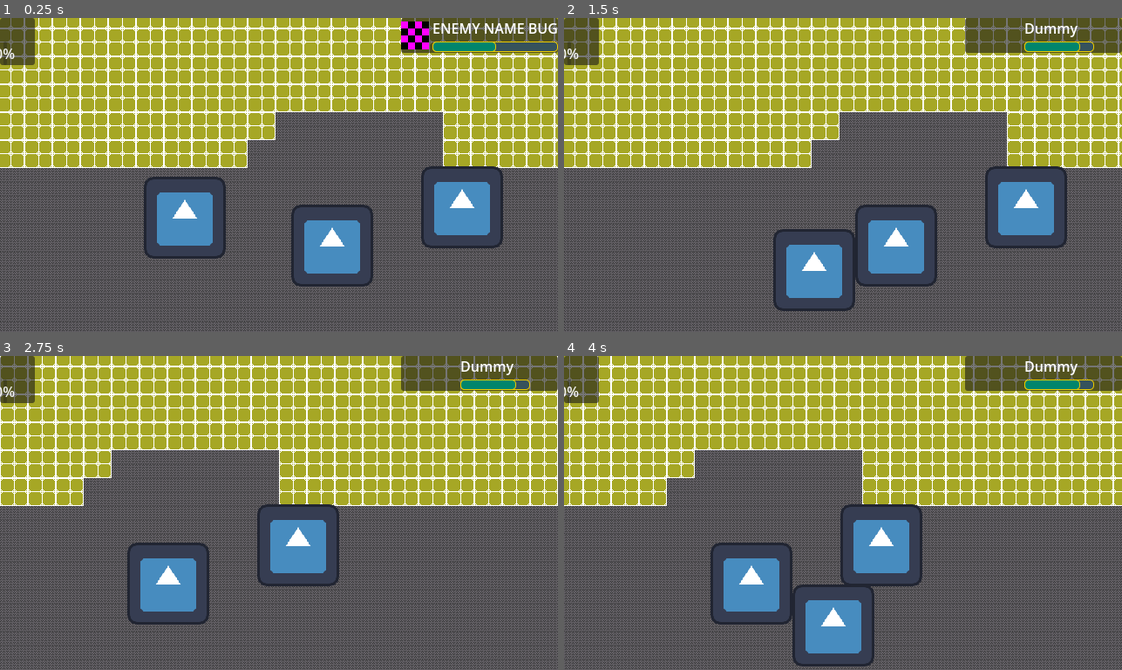
Above: before the commit, frames 1-4 (two rows, left to right).
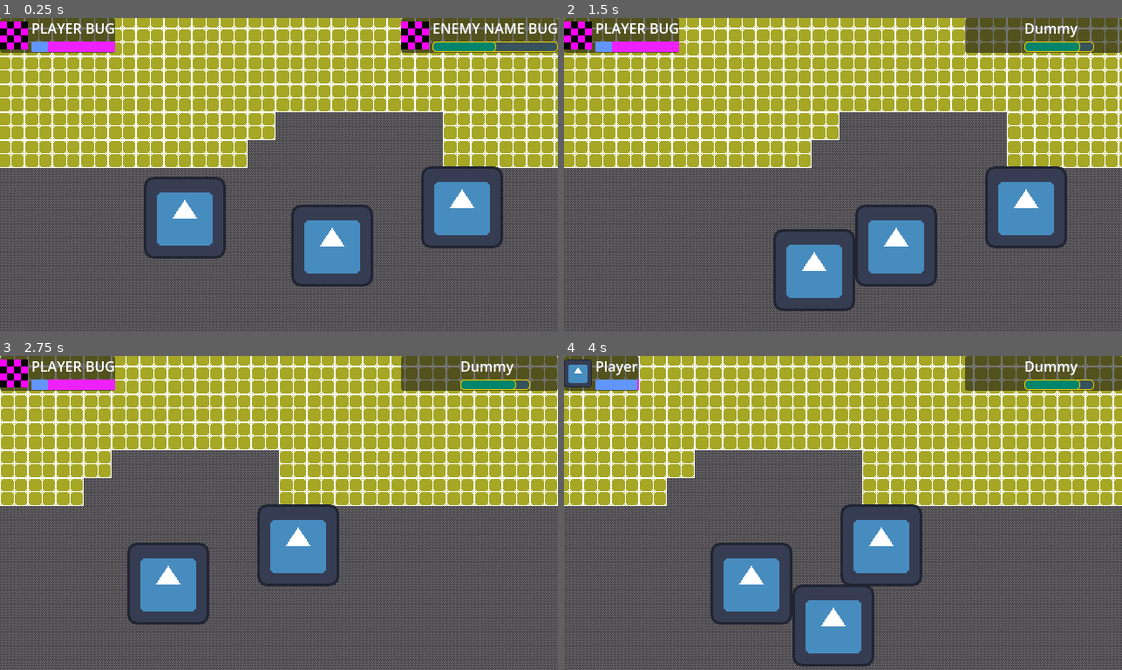
Above: after the commit, the same moments.

Repository: GioVasMor15/fist-of-fire
Game: Godot game, scene res://scene/gym.tscn
Same seed, same stepped clock (60 frames per second), same inputs: the game is played once before the commit and once after it. The engine's default icon, where the game draws it, is replaced by a stand-in: a white triangle on a blue panel in a dark square.
Inputs (mouse positions are in pixels of both pictures, inside the frame that each line leads up to):
- Up to frame 1 (0.25 s): no input
- Up to frame 2 (1.5 s): tap Enter at 0.5 s; move the mouse to (965, 159) at 0.52 s; hold D (move_right) 0.53-1.28 s; click (965, 159) at 0.6 s; tap Space at 1.25 s; move the mouse to (731, 190) at 1.27 s; hold S (move_down) from 1.28 s (still down); click (731, 190) at 1.35 s
- Up to frame 3 (2.75 s): move the mouse to (334, 443) at 2.02 s; release S (move_down) at 2.03 s; hold D (move_right) from 2.03 s (still down); click (334, 443) at 2.1 s
- Up to frame 4 (4 s): move the mouse to (815, 575) at 2.77 s; release D (move_right) at 2.78 s; hold W (move_up) 2.78-3.53 s; click (815, 575) at 2.85 s; move the mouse to (1010, 560) at 3.52 s; hold A (move_left) from 3.53 s (still down); click (1010, 560) at 3.6 s

The runs differ from the first frame. In frame 1, 2.3% of the frame differs, in the area x 0-21%, y 0-15%; in frame 2, 2.3%; in frame 3, 2.3%; in frame 4, 1.5%.

Commit message:
Progresso na vida, morte e HUD do player

Diff:
--- a/project.godot
+++ b/project.godot
@@ -25,6 +25,11 @@
 window/size/viewport_height=360
 window/stretch/mode="canvas_items"
 window/stretch/aspect="expand"
+
+[global_group]
+
+player=""
+enemy=""
 
 [input]
 
--- a/scene/dummy.tscn
+++ b/scene/dummy.tscn
@@ -1,5 +1,6 @@
 [gd_scene format=3 uid="uid://j143ml773uum"]
 
+[ext_resource type="Script" uid="uid://bprfwa4buss4q" path="res://script/enemy.gd" id="1_mtq4m"]
 [ext_resource type="Texture2D" uid="uid://bnr7rtwhv3yyk" path="res://icon.svg" id="1_rdt0c"]
 [ext_resource type="Script" uid="uid://be4h6rqdtwtn1" path="res://script/entity_component.gd" id="2_nljr0"]
 
@@ -9,7 +10,40 @@
 [sub_resource type="RectangleShape2D" id="RectangleShape2D_0yc80"]
 size = Vector2(106, 33)
 
+[sub_resource type="CircleShape2D" id="CircleShape2D_0yc80"]
+radius = 25.079872
+
+[sub_resource type="Curve" id="Curve_i241j"]
+_data = [Vector2(1e-05, 1), 0.0, 0.0, 0, 0, Vector2(1, 0), 0.0, 0.0, 0, 0]
+point_count = 2
+
+[sub_resource type="CurveTexture" id="CurveTexture_lxkqy"]
+curve = SubResource("Curve_i241j")
+
+[sub_resource type="Curve" id="Curve_mtq4m"]
+_data = [Vector2(0, 1), 0.0, 0.0, 0, 0, Vector2(1, 1), 0.0, 0.0, 0, 0]
+point_count = 2
+
+[sub_resource type="CurveTexture" id="CurveTexture_wkpy8"]
+curve = SubResource("Curve_mtq4m")
+
+[sub_resource type="ParticleProcessMaterial" id="ParticleProcessMaterial_0yc80"]
+particle_flag_disable_z = true
+emission_shape = 3
+emission_box_extents = Vector3(45, 1, 1)
+direction = Vector3(0, -1, 0)
+spread = 15.0
+initial_velocity_min = 80.0
+initial_velocity_max = 200.0
+gravity = Vector3(0, 98, 0)
+scale_min = 2.0
+scale_max = 5.0
+scale_curve = SubResource("CurveTexture_wkpy8")
+color = Color(0.6030161, 0.3629348, 0.0013255562, 0.98)
+alpha_curve = SubResource("CurveTexture_lxkqy")
+
 [node name="Dummy" type="CharacterBody2D" unique_id=184403970]
+script = ExtResource("1_mtq4m")
 
 [node name="CollisionShape2D" type="CollisionShape2D" parent="." unique_id=974780268]
 position = Vector2(1, -47)
@@ -28,9 +62,28 @@
 shape = SubResource("RectangleShape2D_0yc80")
 debug_color = Color(0.7011069, 0.07291553, 0.1673302, 0.41960785)
 
-[node name="EntityComponent" type="Node" parent="." unique_id=961284660 node_paths=PackedStringArray("entity_parent", "hitbox")]
+[node name="EntityComponent" type="Node" parent="." unique_id=961284660 node_paths=PackedStringArray("entity_parent", "hitbox") groups=["enemy"]]
 script = ExtResource("2_nljr0")
 entity_name = "Dummy"
 entity_parent = NodePath("..")
 hitbox = NodePath("../Hitbox")
 metadata/_custom_type_script = "uid://be4h6rqdtwtn1"
+
+[node name="Hurtbox" type="Area2D" parent="." unique_id=838743545]
+position = Vector2(88, -48)
+
+[node name="CollisionShape2D" type="CollisionShape2D" parent="Hurtbox" unique_id=1317398828]
+shape = SubResource("CircleShape2D_0yc80")
+
+[node name="DeathParticles" type="GPUParticles2D" parent="." unique_id=1599836516]
+emitting = false
+amount = 32
+one_shot = true
+explosiveness = 1.0
+randomness = 1.0
+process_material = SubResource("ParticleProcessMaterial_0yc80")
+
+[connection signal="entity_died" from="EntityComponent" to="." method="_on_entity_died"]
+[connection signal="entity_died" from="EntityComponent" to="." method="_on__entity_died"]
+[connection signal="entity_died" from="EntityComponent" to="DeathParticles" method="restart"]
+[connection signal="area_entered" from="Hurtbox" to="." method="_on_hurtbox_area_entered"]
--- a/scene/gym.tscn
+++ b/scene/gym.tscn
@@ -58,6 +58,24 @@
 ProgressBar/styles/background = SubResource("StyleBoxFlat_r0ofq")
 ProgressBar/styles/fill = SubResource("StyleBoxFlat_sjin7")
 
+[sub_resource type="PlaceholderTexture2D" id="PlaceholderTexture2D_l6a84"]
+
+[sub_resource type="StyleBoxFlat" id="StyleBoxFlat_wkpy8"]
+bg_color = Color(0.93245524, 0.13125136, 0.9967622, 1)
+border_color = Color(0.96163505, 0.77946097, 1.92523e-06, 1)
+
+[sub_resource type="StyleBoxFlat" id="StyleBoxFlat_lxkqy"]
+bg_color = Color(0.38048485, 0.583369, 1, 1)
+border_color = Color(0.11370679, 0.9266868, 0.7878522, 1)
+corner_radius_top_left = 2
+corner_radius_top_right = 2
+corner_radius_bottom_right = 2
+corner_radius_bottom_left = 2
+
+[sub_resource type="Theme" id="Theme_0yc80"]
+ProgressBar/styles/background = SubResource("StyleBoxFlat_wkpy8")
+ProgressBar/styles/fill = SubResource("StyleBoxFlat_lxkqy")
+
 [node name="Gym" type="Node2D" unique_id=690189478]
 
 [node name="TileMapLayer" type="TileMapLayer" parent="." unique_id=886058296]
@@ -67,10 +85,10 @@
 [node name="Player" parent="." unique_id=2140269398 instance=ExtResource("1_bx025")]
 position = Vector2(14, 143)
 
-[node name="Dummy" parent="." unique_id=184403970 instance=ExtResource("2_ewo1x")]
+[node name="Dummy" parent="." unique_id=184403970 groups=["enemy"] instance=ExtResource("2_ewo1x")]
 position = Vector2(309, 124)
 
-[node name="Dummy2" parent="." unique_id=1543574864 instance=ExtResource("2_ewo1x")]
+[node name="Dummy2" parent="." unique_id=1543574864 groups=["enemy"] instance=ExtResource("2_ewo1x")]
 position = Vector2(160, 168)
 
 [node name="CameraPath" type="Path2D" parent="." unique_id=1046060012 node_paths=PackedStringArray("player")]
@@ -125,6 +143,7 @@
 
 [node name="HealthDisplayComponent" type="Node" parent="HUD/EnemyPanel" unique_id=1757158797 node_paths=PackedStringArray("health_panel", "icon", "display_label", "health_bar")]
 script = ExtResource("5_1jncy")
+watch_group = &"enemy"
 health_panel = NodePath("..")
 icon = NodePath("../HBox/EnemyIcon")
 display_label = NodePath("../HBox/VBox/EnemyNameLabel")
@@ -136,17 +155,36 @@
 offset_bottom = 40.0
 mouse_filter = 2
 
-[node name="HBoxContainer" type="HBoxContainer" parent="HUD/PlayerPanel" unique_id=2104294508]
+[node name="HBox" type="HBoxContainer" parent="HUD/PlayerPanel" unique_id=2104294508]
+layout_mode = 2
+alignment = 1
+
+[node name="PlayerIcon" type="TextureRect" parent="HUD/PlayerPanel/HBox" unique_id=839053490]
+custom_minimum_size = Vector2(32, 32)
+custom_maximum_size = Vector2(32, 32)
+layout_mode = 2
+size_flags_vertical = 4
+texture = SubResource("PlaceholderTexture2D_l6a84")
+
+[node name="VBox" type="VBoxContainer" parent="HUD/PlayerPanel/HBox" unique_id=1461552148]
 layout_mode = 2
 
-[node name="TextureRect" type="TextureRect" parent="HUD/PlayerPanel/HBoxContainer" unique_id=839053490]
+[node name="PlayerNameLabel" type="Label" parent="HUD/PlayerPanel/HBox/VBox" unique_id=313389451]
 layout_mode = 2
+text = "PLAYER BUG"
 
-[node name="VBoxContainer" type="VBoxContainer" parent="HUD/PlayerPanel/HBoxContainer" unique_id=1461552148]
+[node name="PlayerHealthBar" type="ProgressBar" parent="HUD/PlayerPanel/HBox/VBox" unique_id=1692542591]
+custom_minimum_size = Vector2(50, 12)
 layout_mode = 2
+theme = SubResource("Theme_0yc80")
+value = 20.0
+show_percentage = false
 
-[node name="Label" type="Label" parent="HUD/PlayerPanel/HBoxContainer/VBoxContainer" unique_id=313389451]
-layout_mode = 2
-
-[node name="ProgressBar" type="ProgressBar" parent="HUD/PlayerPanel/HBoxContainer/VBoxContainer" unique_id=1692542591]
-layout_mode = 2
+[node name="HealthDisplayComponent" type="Node" parent="HUD/PlayerPanel" unique_id=2136744170 node_paths=PackedStringArray("health_panel", "icon", "display_label", "health_bar")]
+script = ExtResource("5_1jncy")
+watch_group = &"player"
+health_panel = NodePath("..")
+icon = NodePath("../HBox/PlayerIcon")
+display_label = NodePath("../HBox/VBox/PlayerNameLabel")
+health_bar = NodePath("../HBox/VBox/PlayerHealthBar")
+metadata/_custom_type_script = "uid://b3ojjnpn6gvo5"
--- a/scene/player.tscn
+++ b/scene/player.tscn
@@ -2,6 +2,7 @@
 
 [ext_resource type="Script" uid="uid://d17eb8ifp7fb4" path="res://script/player.gd" id="1_hjaqi"]
 [ext_resource type="Texture2D" uid="uid://bnr7rtwhv3yyk" path="res://icon.svg" id="1_xo3ru"]
+[ext_resource type="Script" uid="uid://be4h6rqdtwtn1" path="res://script/entity_component.gd" id="3_fvtld"]
 
 [sub_resource type="RectangleShape2D" id="RectangleShape2D_0yc80"]
 size = Vector2(94, 92)
@@ -9,7 +10,10 @@
 [sub_resource type="RectangleShape2D" id="RectangleShape2D_wkpy8"]
 size = Vector2(44, 41)
 
-[node name="Player" type="CharacterBody2D" unique_id=2140269398]
+[sub_resource type="RectangleShape2D" id="RectangleShape2D_lxkqy"]
+size = Vector2(61, 55)
+
+[node name="Player" type="CharacterBody2D" unique_id=2140269398 groups=["player"]]
 script = ExtResource("1_hjaqi")
 
 [node name="CollisionShape2D" type="CollisionShape2D" parent="." unique_id=23362713]
@@ -20,11 +24,27 @@
 scale = Vector2(0.734375, 0.734375)
 texture = ExtResource("1_xo3ru")
 
-[node name="Hurtbox" type="Area2D" parent="." unique_id=1784024672]
+[node name="Hurtbox" type="Area2D" parent="." unique_id=1784024672 groups=["player"]]
 
 [node name="CollisionShape2D" type="CollisionShape2D" parent="Hurtbox" unique_id=475265699]
 position = Vector2(50, -61)
 shape = SubResource("RectangleShape2D_wkpy8")
 debug_color = Color(0.65897655, 0.5156202, 1.92523e-07, 0.41960785)
 
+[node name="EntityComponent" type="Node" parent="." unique_id=1021816476 node_paths=PackedStringArray("entity_parent", "hitbox") groups=["player"]]
+script = ExtResource("3_fvtld")
+entity_name = "Player"
+entity_icon = ExtResource("1_xo3ru")
+entity_parent = NodePath("..")
+health = 200
+max_health = 200
+hitbox = NodePath("../Hitbox")
+metadata/_custom_type_script = "uid://be4h6rqdtwtn1"
+
+[node name="Hitbox" type="Area2D" parent="." unique_id=575704325]
+
+[node name="CollisionShape2D" type="CollisionShape2D" parent="Hitbox" unique_id=1987909716]
+position = Vector2(-21.5, -54.5)
+shape = SubResource("RectangleShape2D_lxkqy")
+
 [connection signal="area_entered" from="Hurtbox" to="." method="_on_hurtbox_area_entered"]
--- /dev/null
+++ b/script/enemy.gd
@@ -0,0 +1,17 @@
+extends CharacterBody2D
+
+
+func _on_hurtbox_area_entered(area: Area2D) -> void:
+	EventBus.attacked.emit(self, area, 10)
+
+
+func _on_entity_died() -> void:
+	var tween: Tween = create_tween()
+
+	tween.set_parallel(true)
+	tween.tween_property(self, "modulate:a", 0.0, 1.0)
+	tween.tween_property(self, "scale", Vector2.ZERO, 1.0)
+
+	await tween.finished
+
+	queue_free()
--- a/script/entity_component.gd
+++ b/script/entity_component.gd
@@ -1,5 +1,7 @@
 class_name EntityComponent
 extends Node
+
+signal entity_died
 
 @export var entity_name: String
 @export var entity_icon: Texture2D
@@ -18,4 +20,5 @@
 		health -= damage
 		EventBus.entity_attacked.emit(self)
 		if health <= 0:
-			entity_parent.queue_free()
+			entity_died.emit()
+			EventBus.attacked.disconnect(_on_attacked)
--- a/script/health_display_component.gd
+++ b/script/health_display_component.gd
@@ -1,7 +1,7 @@
 class_name HealthDisplayComponent
 extends Node
 
-
+@export var watch_group: StringName
 @export var health_panel: PanelContainer
 @export var icon: TextureRect
 @export var display_label: Label
@@ -13,6 +13,8 @@
 
 
 func _on_entity_attacked(entity: EntityComponent) -> void:
+	if not entity.is_in_group(watch_group):
+		return
 	health_bar.max_value = entity.max_health
 	health_bar.value = entity.health
 	icon.texture = entity.entity_icon
Not shown, added: script/enemy.gd.uid
